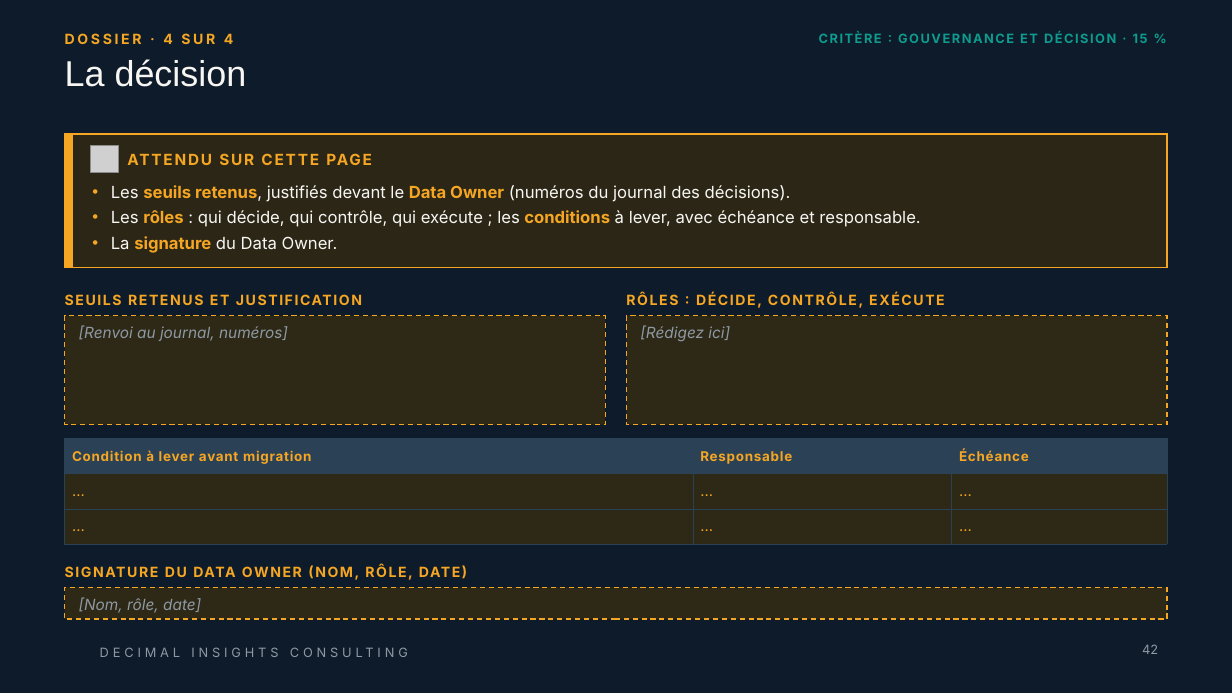
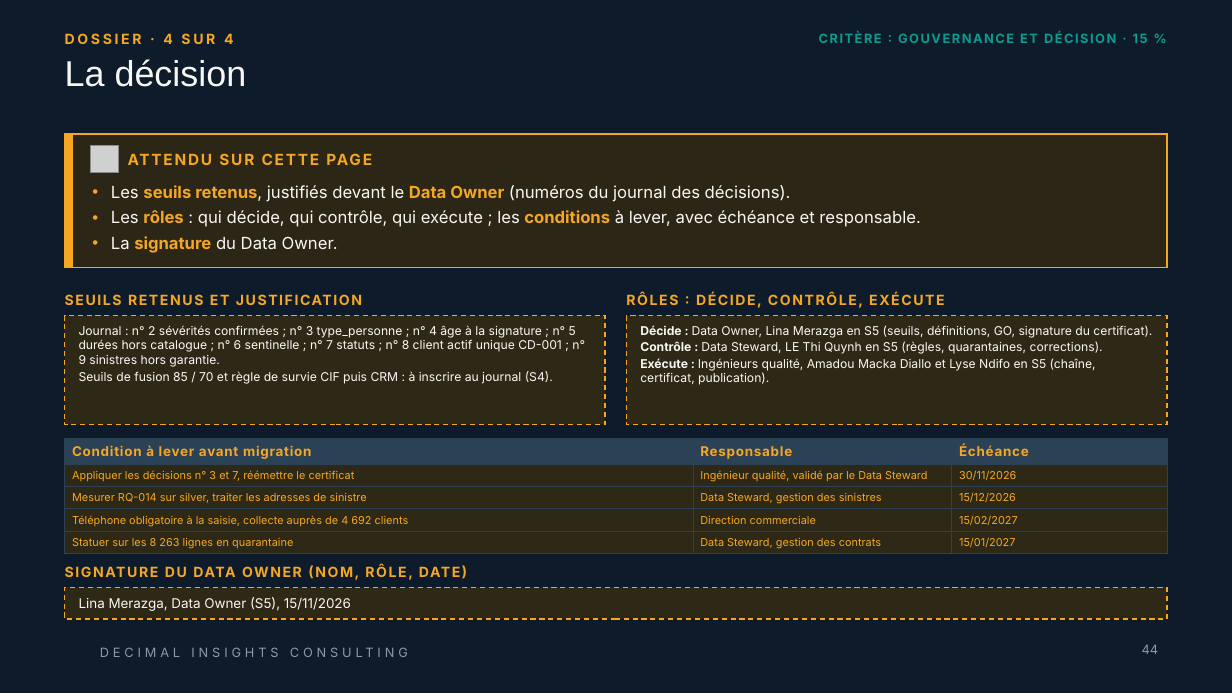
Before and after one commit to linam02/td-qualite-g04, a slide deck: slide 44 of livrables/Livrable_Groupe_TD_AssurConnect.pptx (slide 42 before the commit). Drawn at 1232x693 pixels with LibreOffice and Linux fonts; fonts in the diff are those of the drawing; grey boxes stand for pictures; background and template pictures are left out. Boxes give left, top, right and bottom in pixels: in the first picture for what was removed or moved away, otherwise in the second. Text is boxed around its words. In the diff, an @@ line names an element or a change of style, - is before the commit and + after.

Commit message:
Livrables finaux : S5, équipe, journal 10-13, rôles, PowerPoint

```diff
--- a/livrables/Livrable_Groupe_TD_AssurConnect.pptx
+++ b/livrables/Livrable_Groupe_TD_AssurConnect.pptx
@@ text in rectangle at [79, 325, 585, 384]: text changed; size 12 to 9.5 pt; text colour #8E99A4 to #F7F6F2; italic off @@
-[Renvoi au journal, numéros]
+Journal : n° 2 sévérités confirmées ; n° 3 type_personne ; n° 4 âge à la signature ; n° 5 durées hors catalogue ; n° 6 sentinelle ; n° 7 statuts ; n° 8 client actif unique CD-001 ; n° 9 sinistres hors garantie.
+Seuils de fusion 85 / 70 et règle de survie CIF puis CRM : à inscrire au journal (S4).
@@ text in rectangle at [640, 325, 1152, 385]: text changed; size 12 to 9.5 pt; text colour #8E99A4 to #F7F6F2; italic off @@
-[Rédigez ici]
+Décide : Data Owner, Lina Merazga en S5 (seuils, définitions, GO, signature du certificat).
+Contrôle : Data Steward, LE Thi Quynh en S5 (règles, quarantaines, corrections).
+Exécute : Ingénieurs qualité, Amadou Macka Diallo et Lyse Ndifo en S5 (chaîne, certificat, publication).
@@ table at [65, 439, 1167, 553] @@
-row 2: … | … | …
-row 3: … | … | …
+row 2: Appliquer les décisions n° 3 et 7, réémettre le certificat | Ingénieur qualité, validé par le Data Steward | 30/11/2026
+row 3: Mesurer RQ-014 sur silver, traiter les adresses de sinistre | Data Steward, gestion des sinistres | 15/12/2026
+row 4: Téléphone obligatoire à la saisie, collecte auprès de 4 692 clients | Direction commerciale | 15/02/2027
+row 5: Statuer sur les 8 263 lignes en quarantaine | Data Steward, gestion des contrats | 15/01/2027
@@ text in rectangle at [79, 597, 351, 611]: text changed; size 12 to 10.5 pt; text colour #8E99A4 to #F7F6F2; italic off @@
-[Nom, rôle, date]
+Lina Merazga, Data Owner (S5), 15/11/2026
@@ page number at [1142, 644, 1159, 654]: text changed @@
-42
+44
```
Also in this commit, not shown: 45 other slides changed, 2 slides added, 8 other files.
